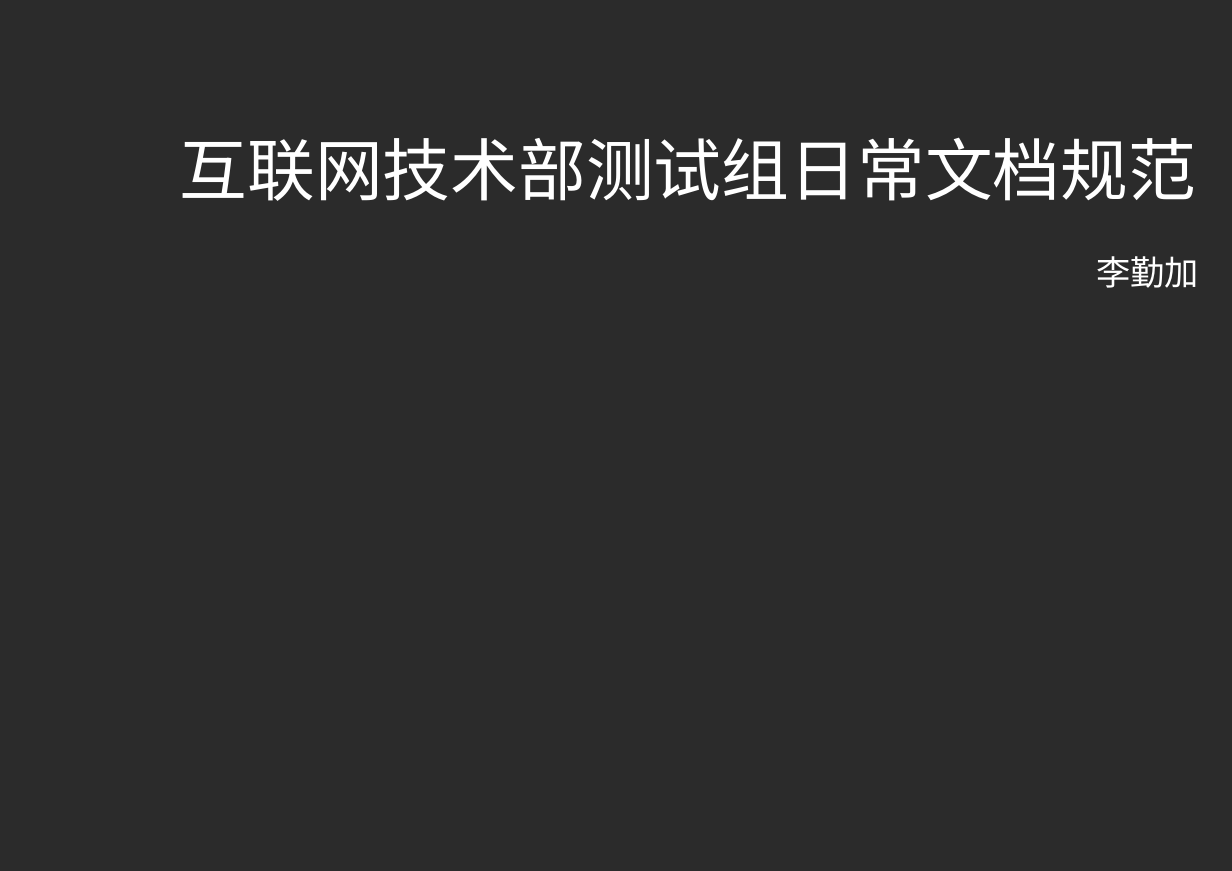
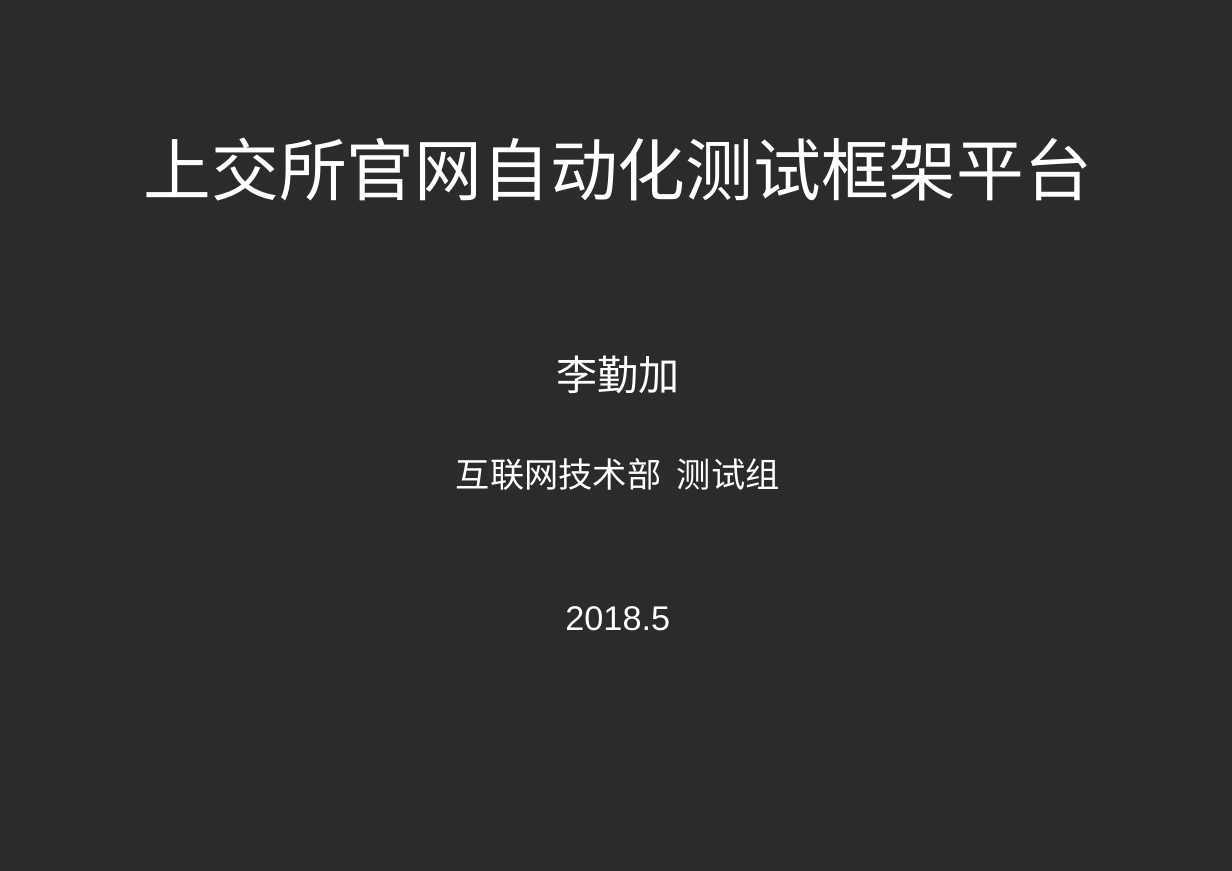
Before and after one commit to Mayi110/SSEWebAuto, a slide deck: slide 1 of 互联网技术部测试组文档.pptx. Drawn at 1232x871 pixels with LibreOffice and Linux fonts; fonts in the diff are those of the drawing; background and template pictures are left out; a plain dark background stands for a picture behind light text. Boxes give left, top, right and bottom in pixels: in the first picture for what was removed or moved away, otherwise in the second. Text is boxed around its words. In the diff, an @@ line names an element or a change of style, - is before the commit and + after.

```diff
--- a/互联网技术部测试组文档.pptx
+++ b/互联网技术部测试组文档.pptx
@@ title at <box>144,137,1093,201</box>: text changed @@
-互联网技术部测试组日常文档规范
+上交所官网自动化测试框架平台
@@ subtitle "李勤加": place and size @@
-subtitle "李勤加" at <box>1096,256,1199,288</box>
+subtitle "李勤加" at <box>456,355,780,631</box>
@@ subtitle at <box>556,355,679,393</box>: size 20 to 24 pt in "李勤加"; alignment right to centre @@
@@ subtitle at <box>456,458,780,631</box>: paragraphs added @@
+互联网技术部 测试组
+2018.5
```
Also in this commit, not shown: 7 slides added, 2 slides removed, 18 other files.
